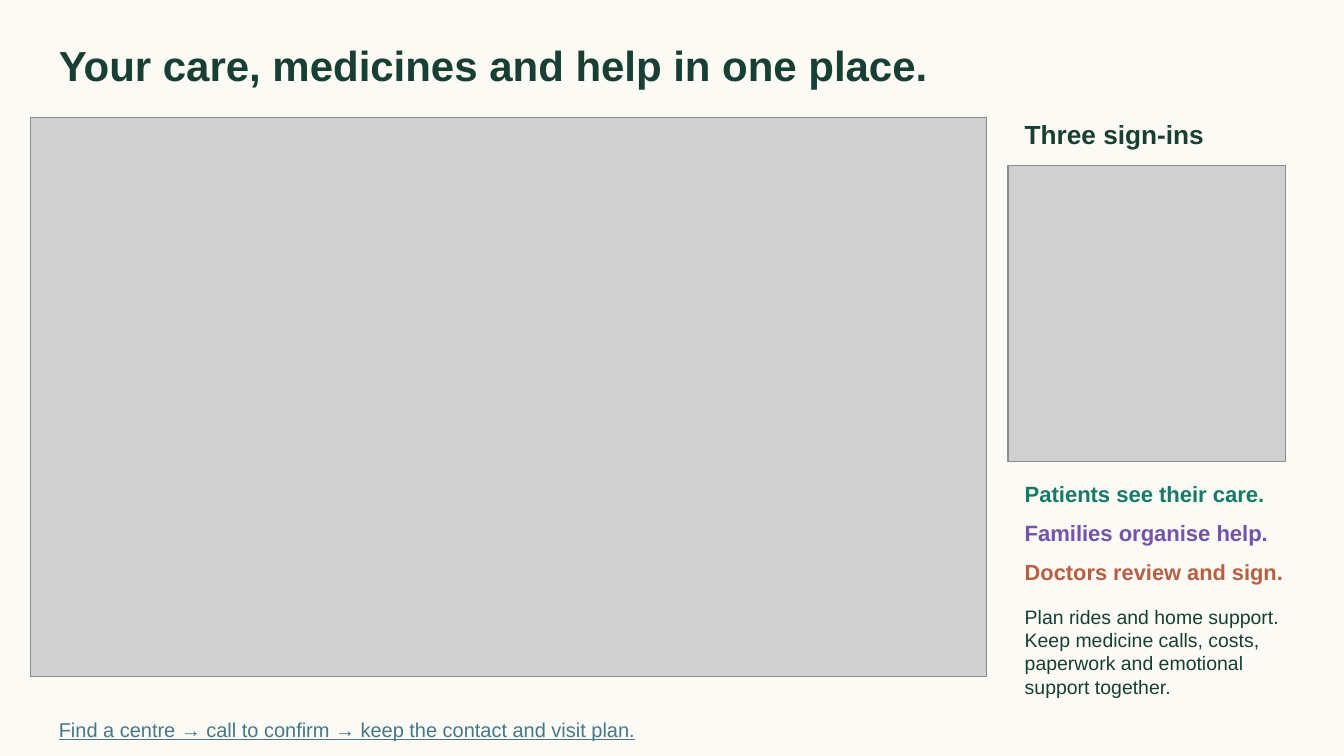
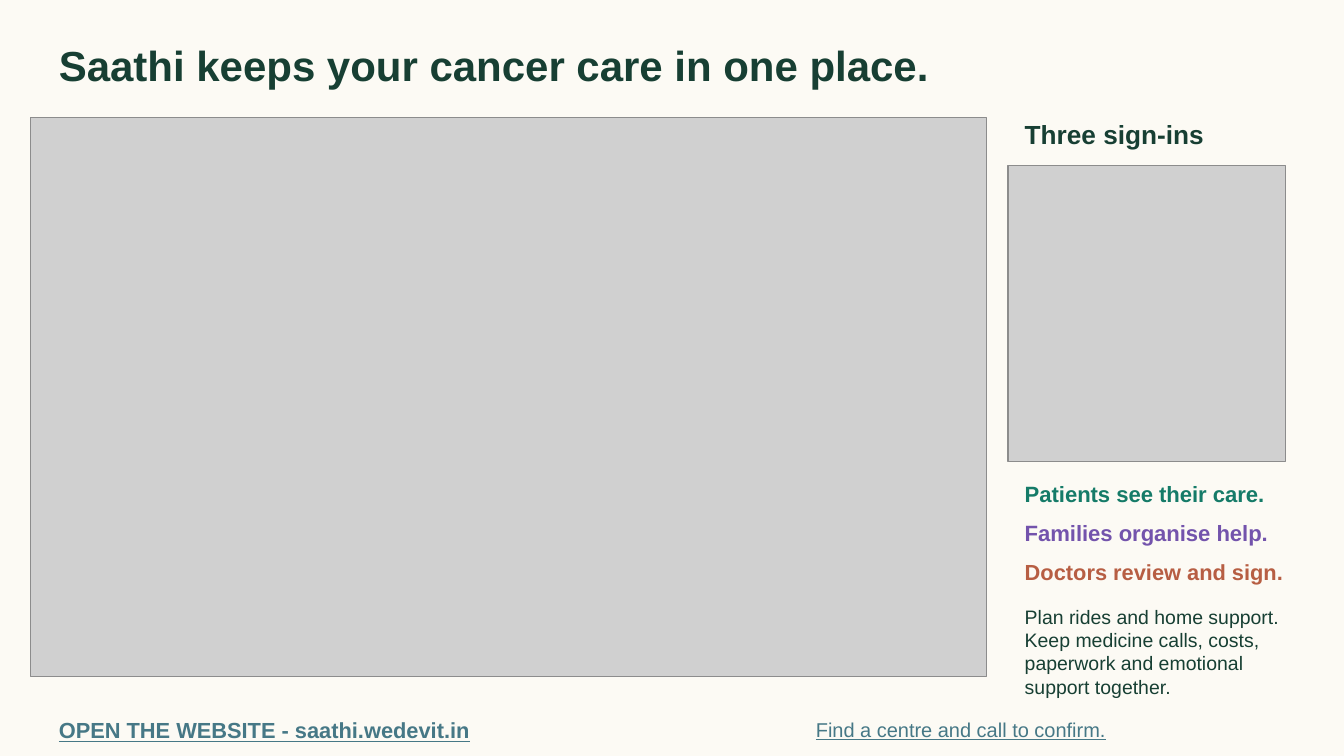
Before and after one commit to basithladdu/healthathon, a slide deck: slide 1 of submission/Saathi_Healthathon_Final.pptx (slide 6 before the commit). Drawn at 1344x756 pixels with LibreOffice and Linux fonts; fonts in the diff are those of the drawing; grey boxes stand for pictures. Boxes give left, top, right and bottom in pixels: in the first picture for what was removed or moved away, otherwise in the second. Text is boxed around its words. In the diff, an @@ line names an element or a change of style, - is before the commit and + after.

```diff
--- a/submission/Saathi_Healthathon_Final.pptx
+++ b/submission/Saathi_Healthathon_Final.pptx
@@ text at [59,50,929,90]: text changed @@
-Your care, medicines and help in one place.
+Saathi keeps your cancer care in one place.
@@ text at [59,722,470,742]: text changed; size 14.2 to 15.6 pt; bold on @@
-Find a centre → call to confirm → keep the contact and visit plan.
+OPEN THE WEBSITE - saathi.wedevit.in
@@ text added at [816,722,1105,740], 14.2 pt, text #467886, underline @@
+Find a centre and call to confirm.
```
Also in this commit, not shown: 6 other files.
